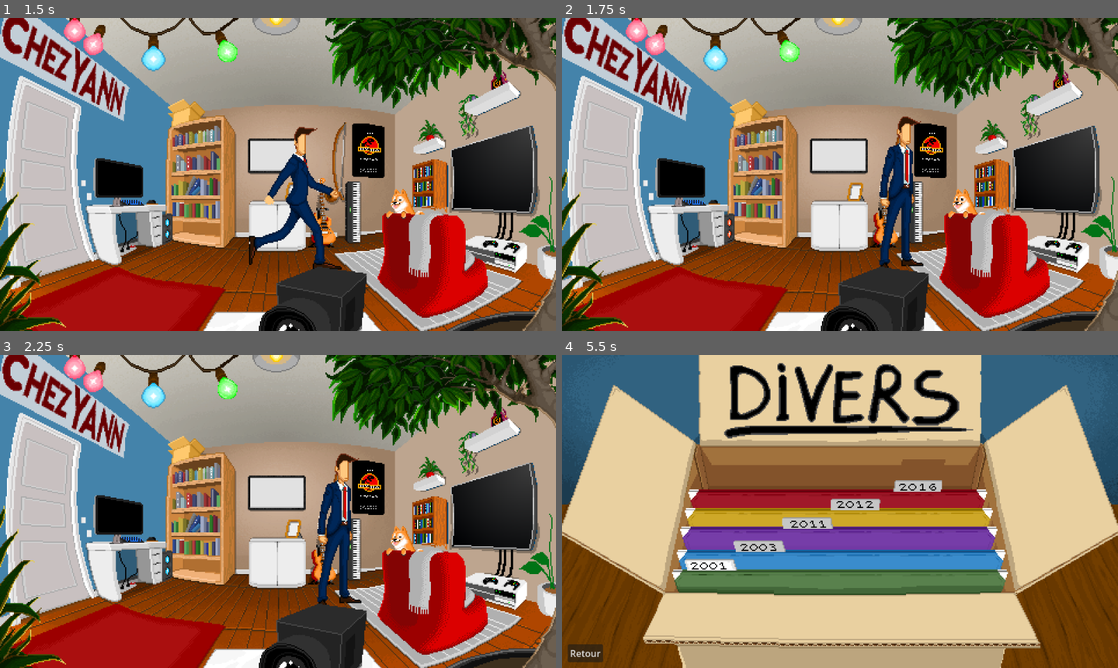
Above: before the commit, frames 1-4 (two rows, left to right).
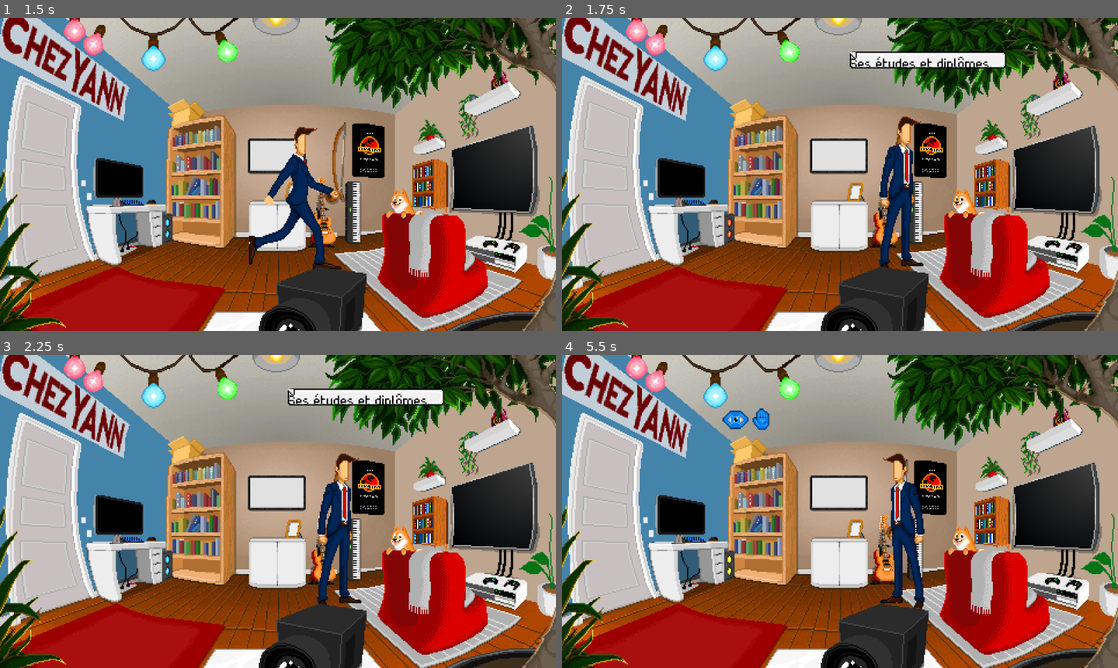
Above: after the commit, the same moments.

Repository: YannGendreau/CVYannGendreau
Game: Godot game, scene res://chez_yann.tscn
The game is run twice, just before and just after one commit, with the same random seed, the same clock (stepped at 60 frames per second) and the same inputs.
Inputs (mouse positions are in pixels of both pictures, inside the frame that each line leads up to):
- Up to frame 1 (1.5 s): move the mouse to (278, 155) at 0.52 s; click (278, 155) at 0.67 s; click (261, 118) at 1.25 s
- Up to frame 2 (1.75 s): no input
- Up to frame 3 (2.25 s): move the mouse to (278, 492) at 2.02 s; click (278, 492) at 2.17 s
- Up to frame 4 (5.5 s): click (851, 455) at 2.75 s; click (584, 652) at 3.5 s, where only the run after the commit has a clickable "Retour"; click (823, 455) at 4.27 s; move the mouse to (751, 455) at 5.02 s; click (751, 455) at 5.17 s

Frame 1 is identical in both runs. In frame 2, 1.5% of the frame differs, in the area x 51-80%, y 10-17%; in frame 3, 1.5%; in frame 4, 99%, in the area x 0-100%, y 0-100%.

Commit message:
Ajout d'un margin container pour Speechbubble

Diff:
--- a/GameManager.gd
+++ b/GameManager.gd
@@ -38,13 +38,13 @@
 var arrival_animation: String = ""  # Nom de l'animation à jouer une fois arrivé
 var object_name = ""
 # mapping : objets -> offset sur le Path2D
-const OBJECT_OFFSETS := {
-	"tv": 0.1,
-	"ordi": 0.8,
-	"carton": 0.6,
-	"cadre": 0.3,
-	"centre": 0.5
-}
+#const OBJECT_OFFSETS := {
+	#"tv": 0.1,
+	#"ordi": 0.8,
+	#"carton": 0.6,
+	#"cadre": 0.3,
+	#"centre": 0.5
+#}
 
 var LOOK_TEXTS = {
 	"tv": "Je regarde la TV...",
@@ -53,33 +53,33 @@
 	"cadre": "Je regarde le cadre..."
 }
 
-#const OBJECT_OFFSETS := {
-	#"tv": {
-		#"offset": 0.1,
-		#"facing": "back",
-		#"text": "Une télévision accrochée au mur. Idéal pour montrer mes vidéos."
-	#},
-	#"ordi": {
-		#"offset": 0.8,
-		#"facing": "back",
-		#"text": "Un ordinateur pour mes projets de programmation et développement web."
-	#},
-	#"carton": {
-		#"offset": 0.6,
-		#"facing": "back",
-		#"text": "Un carton rempli d'expériences professionnelles variées."
-	#},
-	#"cadre": {
-		#"offset": 0.3,
-		#"facing": "left",
-		#"text": "Un cadre photo, souvenir de mes collaborations passées."
-	#},
-	#"centre": {
-		#"offset": 0.5,
-		#"facing": "right",
-		#"text": "Le centre de la pièce, un point de rencontre."
-	#}
-#}
+const OBJECT_DATA := {
+	"tv": {
+		"ratio": 0.1,
+		"facing": "back",
+		"text": "Une bande démo vidéo."
+	},
+	"ordi": {
+		"ratio": 0.8,
+		"facing": "back",
+		"text": "Ses compétences informatiques."
+	},
+	"carton": {
+		"ratio": 0.6,
+		"facing": "back",
+		"text": "Divers. Apparemment, il s'agit de son expérience professionelle inclassable."
+	},
+	"cadre": {
+		"ratio": 0.3,
+		"facing": "left",
+		"text": "Ses études et diplômes."
+	},
+	"centre": {
+		"ratio": 0.5,
+		"facing": "right",
+		"text": "Le centre de la pièce, un point de rencontre."
+	}
+}
 
 const OFFSET_BUBBLE := Vector2(90, 370)
 
@@ -149,30 +149,70 @@
 			player.global_position = path_follower.global_position
 			emit_signal("reached_target")
 
+#func move_player_to_object(object_name: String):
+
+	#last_clicked_object = object_name
+	#var offset_ratio : float = OBJECT_OFFSETS.get(object_name.to_lower(), 0.0)
+#
+	#if player and player.is_inside_tree():
+		#player.go_to(offset_ratio)
+	#else:
+		#push_error("❌ Le player n'est pas prêt ou a été libéré.")
+#
+	#print("🚀 Déplacement demandé vers %s → ratio %.2f" % [object_name, offset_ratio])
+#
+	#print("👣 Déplacement vers ", object_name, " → position ", target_position)
+	#
+	#var timer = get_tree().create_timer(0.8).timeout
+	#await timer
+	#print(timer)
+	#
+	#emit_signal("reached_target")
+	#return reached_target  # Permet `await GameManager.move_player_to_object(...)`
+
 func move_player_to_object(object_name: String):
 	last_clicked_object = object_name
-	var offset_ratio : float = OBJECT_OFFSETS.get(object_name.to_lower(), 0.0)
-
+
+	# 🔎 On récupère les infos depuis OBJECT_DATA
+	var obj_data = OBJECT_DATA.get(object_name.to_lower(), null)
+	if obj_data == null:
+		push_error("❌ Objet inconnu : %s" % object_name)
+		return false
+
+	var offset_ratio : float = obj_data.get("ratio", 0.0)
+
+	# 🏃 Déplacement du joueur
 	if player and player.is_inside_tree():
 		player.go_to(offset_ratio)
 	else:
 		push_error("❌ Le player n'est pas prêt ou a été libéré.")
-
+		return false
+
+	# 📢 Debug infos
 	print("🚀 Déplacement demandé vers %s → ratio %.2f" % [object_name, offset_ratio])
-
-	print("👣 Déplacement vers ", object_name, " → position ", target_position)
-
-	var timer = get_tree().create_timer(2).timeout
-	await timer
-	print(timer)
+	print("👣 Déplacement vers ", object_name)
+
+	await player.reached_target  # ✅ attend vraiment que le joueur arrive
+	print("✅ Joueur arrivé à destination !")
+
+	#emit_signal("reached_target")
+	## ⏳ Petit délai avant signal
+	#var timer = get_tree().create_timer(0.8).timeout
+	#await timer
+	#print(timer)
 
 	emit_signal("reached_target")
-	return reached_target  # Permet `await GameManager.move_player_to_object(...)`
+
+	var texte = obj_data.get("text", "")
+	if texte != "":
+		show_speech_bubble_above(player, texte)
 
 func on_eye_clicked(target: Node2D) -> void:
 	var target_name := target.name.to_lower()
-	if LOOK_TEXTS.has(target_name):
-		var text : String = LOOK_TEXTS[target_name]
+	#if LOOK_TEXTS.has(target_name):
+	if OBJECT_DATA.has(target_name) :
+		#var text : String = LOOK_TEXTS[target_name]
+		var text : String = OBJECT_DATA[target_name]["text"]
 		show_speech_bubble_above(target, text)
 	else:
 		show_speech_bubble_above(target, "Je ne vois rien de spécial.")
@@ -232,51 +272,81 @@
 		print("❌ Pas de chemin associé à path_follower ! (player ou path_follower null)")
 		return
 
-	var ratio = OBJECT_OFFSETS[last_clicked_object]
+	#var ratio = OBJECT_OFFSETS[last_clicked_object]
+	var ratio = OBJECT_DATA[last_clicked_object]["ratio"]
 	player.path_follower.progress_ratio = ratio
 	print("✅ Joueur replacé sur le chemin à ratio:", ratio)
 
+#Utilisé avec la fonction on_hand_button_pressed du context_menu
 func on_object_clicked(object_name: String):
 	last_clicked_object = object_name
 	print("Dernier objet cliqué: ", last_clicked_object)  # Ajouter un print pour confirmer
+
+#func show_speech_bubble_above(character: Node2D, text: String) -> void:
+	#if not speech_bubble_scene or not speech_bubble_container:
+		#print("❌ Pas de scène ou de conteneur défini")
+		#return
+	## Instancier la bulle et l'ajouter au conteneur
+	#var bubble := speech_bubble_scene.instantiate()
+	#speech_bubble_container.add_child(bubble)
+	#print("✅ Bulle ajoutée :", bubble)
+#
+	## Position du personnage dans le monde
+	#var world_pos := character.global_position - OFFSET_BUBBLE
+	#print("🌍 Position monde :", world_pos)
+#
+	## Convertir en position écran dans le viewport sans Camera2D
+	#var screen_pos := get_viewport().get_canvas_transform().affine_inverse() * world_pos
+	#print("📍 Position écran bulle :", screen_pos)
+	#
+	#bubble.position = screen_pos
+	#bubble.set_text(text)
+#
+	#await get_tree().create_timer(3.0).timeout
+	#if is_instance_valid(bubble):
+		#bubble.queue_free()
+			#
+##func get_player_position() -> Vector2:
+	### Renvoie la position globale du joueur
+	##if player:
+		##return player.global_position
+	##return Vector2.ZERO
+#
+##func _on_player_reached_target():
+	### Alternative au signal reached_target
+	##if arrival_animation != "":
+		##player.play_animation(arrival_animation)
+	##else:
+		##player.play_animation("idle")  # fallback
+	##emit_signal("reached_target")
+	#
+##func on_scene_name(scene_name: String):
+	##last_clicked_object = scene_name
 
 func show_speech_bubble_above(character: Node2D, text: String) -> void:
 	if not speech_bubble_scene or not speech_bubble_container:
 		print("❌ Pas de scène ou de conteneur défini")
 		return
-	# Instancier la bulle et l'ajouter au conteneur
+
+	# Détruire l’ancienne bulle avant d’en créer une nouvelle
+	if current_bubble and is_instance_valid(current_bubble):
+		current_bubble.queue_free()
+		current_bubble = null
+
+	# Nouvelle bulle
 	var bubble := speech_bubble_scene.instantiate()
 	speech_bubble_container.add_child(bubble)
-	print("✅ Bulle ajoutée :", bubble)
-
-	# Position du personnage dans le monde
+	current_bubble = bubble
+
+	# Position du joueur
 	var world_pos := character.global_position - OFFSET_BUBBLE
-	print("🌍 Position monde :", world_pos)
-
-	# Convertir en position écran dans le viewport sans Camera2D
 	var screen_pos := get_viewport().get_canvas_transform().affine_inverse() * world_pos
-	print("📍 Position écran bulle :", screen_pos)
 
 	bubble.position = screen_pos
 	bubble.set_text(text)
 
+	# Disparition après 3s
 	await get_tree().create_timer(3.0).timeout
 	if is_instance_valid(bubble):
 		bubble.queue_free()
-
-#func get_player_position() -> Vector2:
-	## Renvoie la position globale du joueur
-	#if player:
-		#return player.global_position
-	#return Vector2.ZERO
-
-#func _on_player_reached_target():
-	## Alternative au signal reached_target
-	#if arrival_animation != "":
-		#player.play_animation(arrival_animation)
-	#else:
-		#player.play_animation("idle")  # fallback
-	#emit_signal("reached_target")
-
-#func on_scene_name(scene_name: String):
-	#last_clicked_object = scene_name
+		current_bubble = null
--- a/employeur.gd
+++ b/employeur.gd
@@ -2,6 +2,8 @@
 
 @onready var animated_sprite: AnimatedSprite2D = $AnimatedSprite2D
 @onready var path_follower = get_node("/root/ChezYann/Path2D/PathFollower")
+
+signal reached_target   # ✅ déclaration du signal
 
 var moving = false
 var target_ratio: float = 0.0
@@ -62,6 +64,7 @@
 		path_follower.progress_ratio = target_ratio
 		global_position = path_follower.global_position
 		moving = false
+		emit_signal("reached_target")
 		update_animation()
 
 #var target_position = 0.0  # Position cible en unités absolues
--- a/speech_bubble.gd
+++ b/speech_bubble.gd
@@ -1,40 +1,150 @@
+#extends Control
+#class_name SpeechBubble
+#
+#@onready var label = $Bubble/Text
+#@onready var bubble = $Bubble
+#@onready var arrow = $Arrow
+#
+## Largeur max autorisée pour la bulle avant retour à la ligne
+#const MAX_WIDTH := 300
+#const PADDING := Vector2(20, 10)
+#
+#func _ready():
+	## Réglages initiaux du Label
+	#label.autowrap_mode = TextServer.AUTOWRAP_WORD_SMART
+	#label.size_flags_horizontal = Control.SIZE_EXPAND_FILL
+	#label.custom_minimum_size.x = MAX_WIDTH
+	#label.horizontal_alignment = HORIZONTAL_ALIGNMENT_LEFT
+	#
+#
+#func set_text(new_text: String) -> void:
+	#label.text = new_text
+#
+	#await get_tree().process_frame  # attendre que le texte s'affiche
+	##await resized
+	## Ajustement de la bulle à la taille du texte + padding
+	#var text_size = label.get_combined_minimum_size()
+	#bubble.custom_minimum_size = text_size + PADDING
+	#
+	#arrow.anchor_top = 0
+	#arrow.anchor_bottom = 0
+	#arrow.anchor_left = 0.5
+	#arrow.anchor_right = 0.5
+	##arrow.offset_top = bubble.height
+		## Positionner la flèche
+	#arrow.position = Vector2(
+		#bubble.position.x + bubble.size.x + 50,
+		#bubble.position.y + bubble.size.y + 49  # juste en dessous
+	#)
+	#
+	#show()
+
 extends Control
+
 class_name SpeechBubble
 
-@onready var label = $Bubble/Text
+#@onready var label = $Bubble/Text
+@onready var label = $Bubble/MarginContainer/Text
 @onready var bubble = $Bubble
 @onready var arrow = $Arrow
+#
+#const MAX_WIDTH := 350
+#const MARGIN := 12
+#const MAX_HEIGHT := 200
+#
+## Affiche une bulle de dialogue avec le texte fourni
+#func show_bubble(text: String) -> void:
+	#label.text = text
+	#
+	### Surcharge du thème (Godot 4 → add_theme_*_override)
+	##label.add_theme_constant_override("line_spacing", 2)
+	##label.add_theme_color_override("font_color", Color.WHITE)
+##
+	### On force le Label à recalculer sa taille
+	##label.reset_size()
+#
+	## Ajuster la taille du Panel autour du texte
+	##var margin = 12
+	##bubble.custom_minimum_size = Vector2(
+		##label.size.x + margin * 2,
+		##label.size.y + margin * 2
+	##)
+#
+	## Centrer le texte dans le panel
+	##label.position = Vector2(margin, margin)
+	##label.autowrap_mode = TextServer.AUTOWRAP_WORD
+	#
+	##arrow.anchor_top = 0
+	##arrow.anchor_bottom = 0
+	##arrow.anchor_left = 0.5
+	##arrow.anchor_right = 0.5
+	##arrow.offset_top = bubble.height
+		### Positionner la flèche
+	##arrow.position = Vector2(
+		##bubble.position.x + bubble.size.x + 50,
+		##bubble.position.y + bubble.size.y + 49  # juste en dessous
+		##)
+#
+#
+	##visible = true
+#
+## Cache la bulle
+#func hide_bubble() -> void:
+	#visible = false
+	#
+#func set_text(text: String) -> void:
+	#label.text = text
+	#label.autowrap_mode = TextServer.AUTOWRAP_WORD_SMART
+	#label.custom_minimum_size = Vector2(MAX_WIDTH, 0)  # largeur max, hauteur libre
+#
+	#label.reset_size()
+	#await get_tree().process_frame
+#
+	#var text_size = label.get_combined_minimum_size()
+	#var height = min(text_size.y, 200)  # limite hauteur si besoin
+#
+	## Ajuste le NinePatchRect autour du texte
+	#bubble.custom_minimum_size = Vector2(
+		#MAX_WIDTH + MARGIN * 2,
+		#height + MARGIN * 2
+	#)
+#
+	## Place bien le label à l'intérieur
+	#label.position = Vector2(MARGIN, MARGIN)
+#
+	## Ajuste la bulle globale (le Control qui contient tout)
+	#custom_minimum_size = bubble.custom_minimum_size
+#
+	#visible = true
 
-# Largeur max autorisée pour la bulle avant retour à la ligne
-const MAX_WIDTH := 300
-const PADDING := Vector2(20, 10)
+const MAX_WIDTH := 270
 
 func _ready():
-	# Réglages initiaux du Label
-	label.autowrap_mode = TextServer.AUTOWRAP_WORD_SMART
-	label.size_flags_horizontal = Control.SIZE_EXPAND_FILL
-	label.custom_minimum_size.x = MAX_WIDTH
-	label.horizontal_alignment = HORIZONTAL_ALIGNMENT_LEFT
+	print("Bubble:", bubble)
+	print("Label:", label)
 
 
-func set_text(new_text: String) -> void:
-	label.text = new_text
+func set_text(text: String) -> void:
+	label.text = text
+	label.autowrap_mode = TextServer.AUTOWRAP_WORD_SMART
+	label.custom_minimum_size = Vector2(MAX_WIDTH, 0)  # largeur max, hauteur libre
 
-	await get_tree().process_frame  # attendre que le texte s'affiche
-	#await resized
-	# Ajustement de la bulle à la taille du texte + padding
+	# Forcer recalcul une frame plus tard
+	await get_tree().process_frame
+
+	# Taille du texte (après autowrap)
 	var text_size = label.get_combined_minimum_size()
-	bubble.custom_minimum_size = text_size + PADDING
 
-	arrow.anchor_top = 0
-	arrow.anchor_bottom = 0
-	arrow.anchor_left = 0.5
-	arrow.anchor_right = 0.5
-	#arrow.offset_top = bubble.height
-		# Positionner la flèche
-	arrow.position = Vector2(
-		bubble.position.x + bubble.size.x + 50,
-		bubble.position.y + bubble.size.y + 49  # juste en dessous
+	# Ajuster le NinePatchRect autour du texte (+ marges déjà gérées par le container)
+	bubble.custom_minimum_size = Vector2(
+		min(text_size.x, MAX_WIDTH),
+		text_size.y
 	)
 
-	show()
+	# Ajuster la bulle globale
+	custom_minimum_size = bubble.custom_minimum_size
+
+	visible = true
+
+func hide_bubble() -> void:
+	visible = false
--- a/speechbubble.tscn
+++ b/speechbubble.tscn
@@ -28,14 +28,16 @@
 axis_stretch_horizontal = 1
 axis_stretch_vertical = 1
 
-[node name="Text" type="Label" parent="Bubble"]
+[node name="MarginContainer" type="MarginContainer" parent="Bubble"]
 layout_mode = 0
-offset_right = 43.0
-offset_bottom = 29.0
+offset_right = 40.0
+offset_bottom = 40.0
+
+[node name="Text" type="Label" parent="Bubble/MarginContainer"]
+layout_mode = 2
 theme_override_fonts/font = ExtResource("3_6n4en")
 text = "test"
 label_settings = SubResource("LabelSettings_6n4en")
-horizontal_alignment = 1
 vertical_alignment = 1
 
 [node name="Arrow" type="TextureRect" parent="."]
Not shown: 1 places in chez_yann.tscn that only renumber resources
Not shown: 1 places in speechbubble.tscn that only renumber resources
